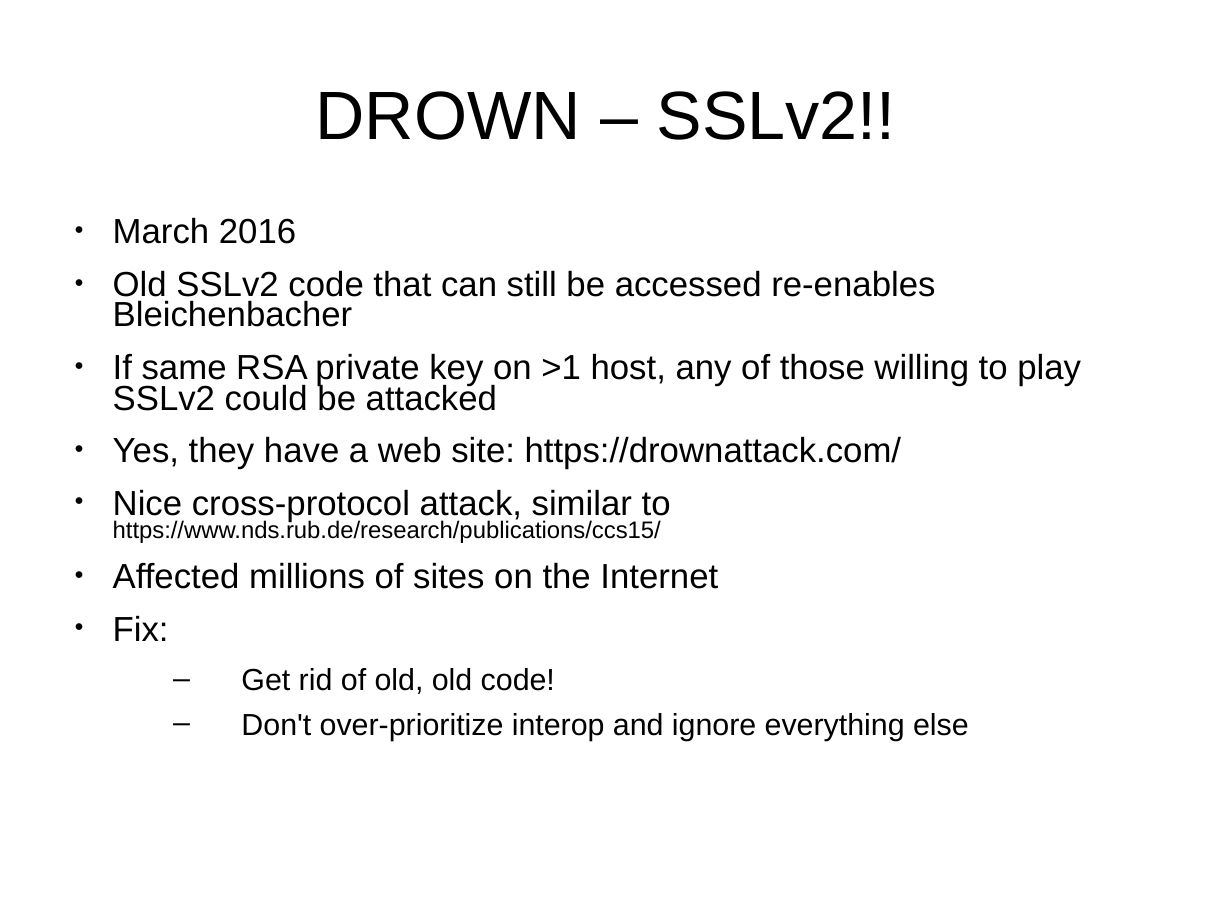
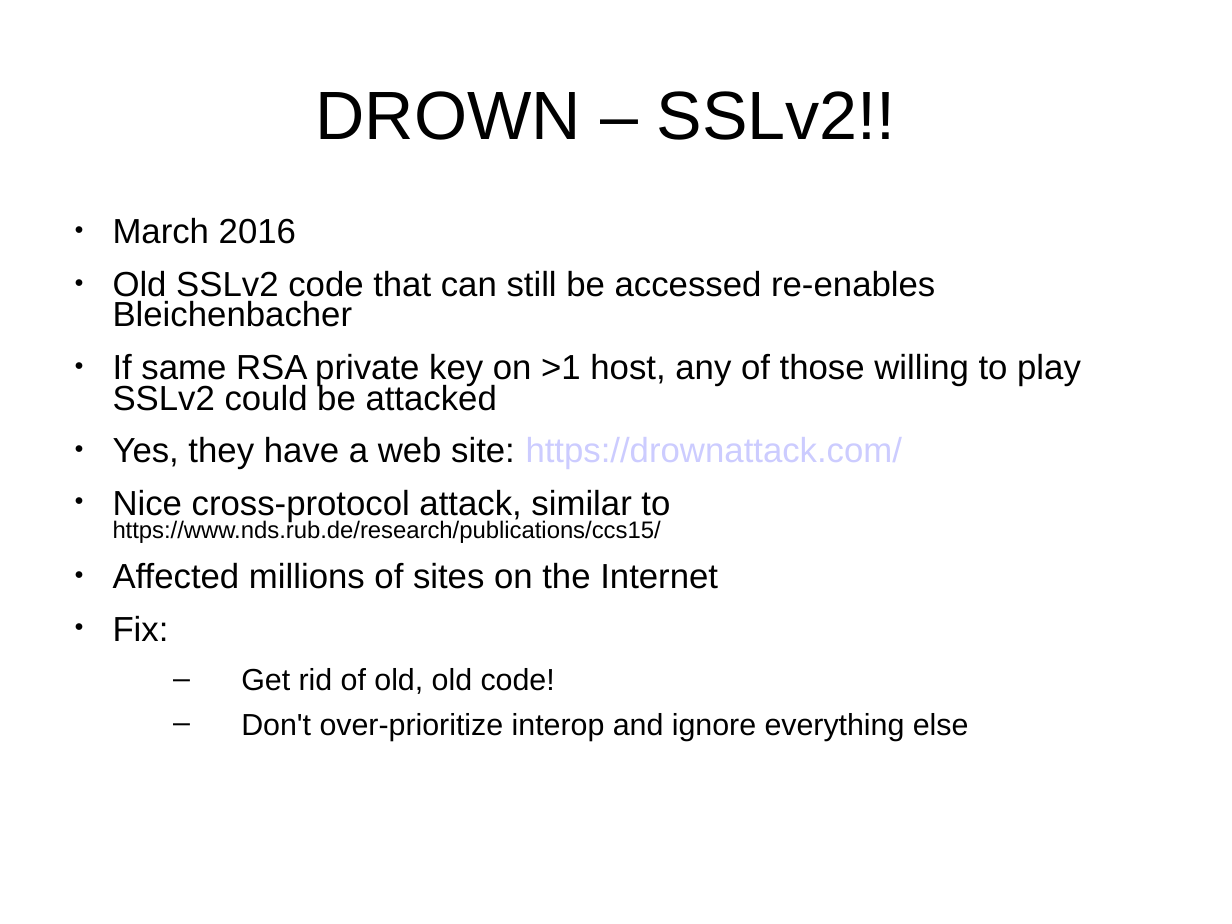
Before and after one commit to sftcd/cs7053, a slide deck: slide 17 of 2016lectures/07-tls-problems.ppt. Drawn at 1232x924 pixels with LibreOffice and Linux fonts; fonts in the diff are those of the drawing. Boxes give left, top, right and bottom in pixels: in the first picture for what was removed or moved away, otherwise in the second. Text is boxed around its words. In the diff, an @@ line names an element or a change of style, - is before the commit and + after.

```diff
--- a/2016lectures/07-tls-problems.ppt
+++ b/2016lectures/07-tls-problems.ppt
@@ text "March 2016" at box(113, 217, 1081, 741): text colour #000000 to #CCCCFF in "https://drownattack.com/" @@
```
Also in this commit, not shown: 6 other slides changed, 4 other files.
